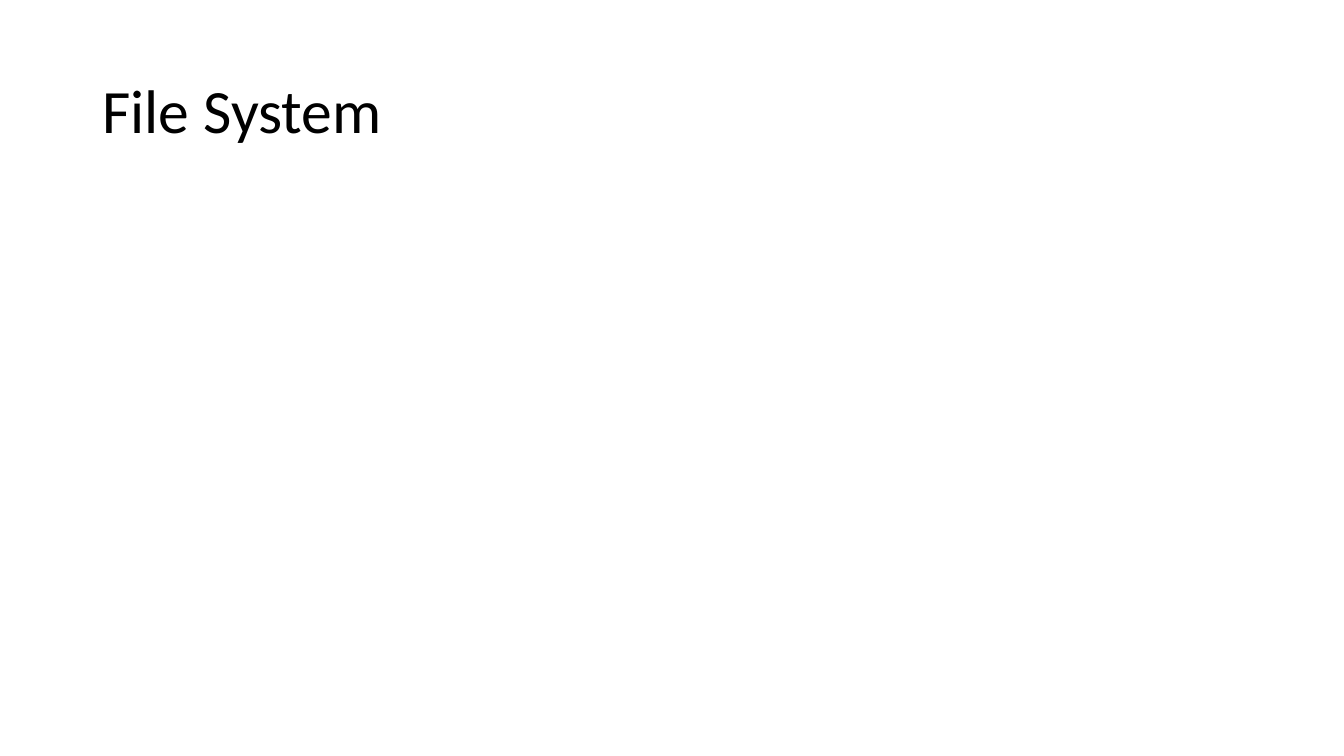
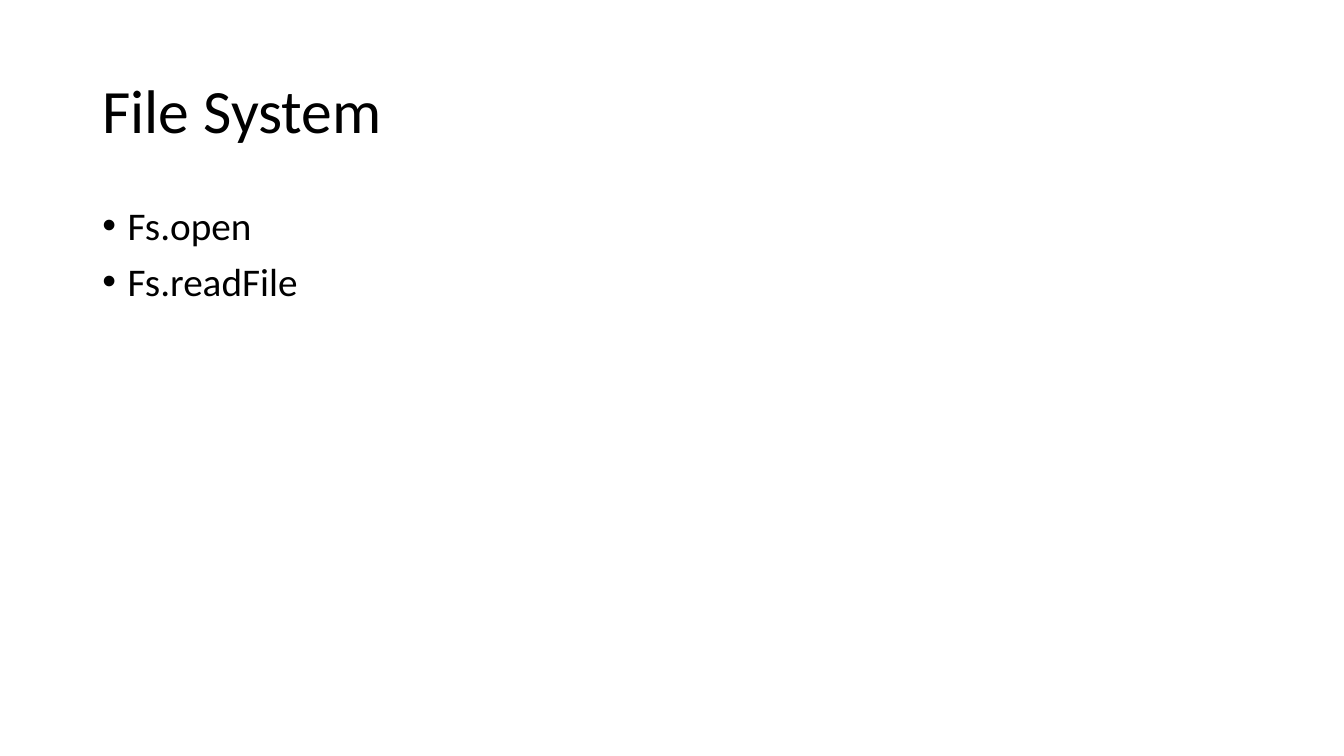
Before and after one commit to PiyushChaturvedii/Batch04, a slide deck: slide 41 of What is Node.pptx. Drawn at 1344x756 pixels with LibreOffice and Linux fonts; fonts in the diff are those of the drawing. Boxes give left, top, right and bottom in pixels: in the first picture for what was removed or moved away, otherwise in the second. Text is boxed around its words. In the diff, an @@ line names an element or a change of style, - is before the commit and + after.

```diff
--- a/What is Node.pptx
+++ b/What is Node.pptx
@@ text added at bbox=[128, 215, 298, 297], 28 pt, text #000000 @@
+• Fs.open
+• Fs.readFile
```
Also in this commit, not shown: 1 slide added, 10 other files.
